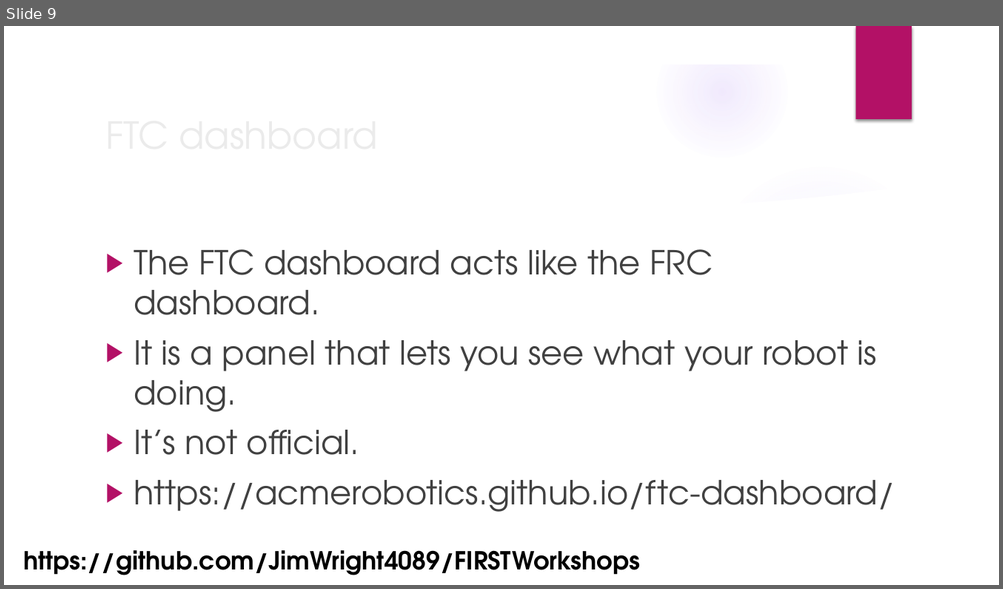
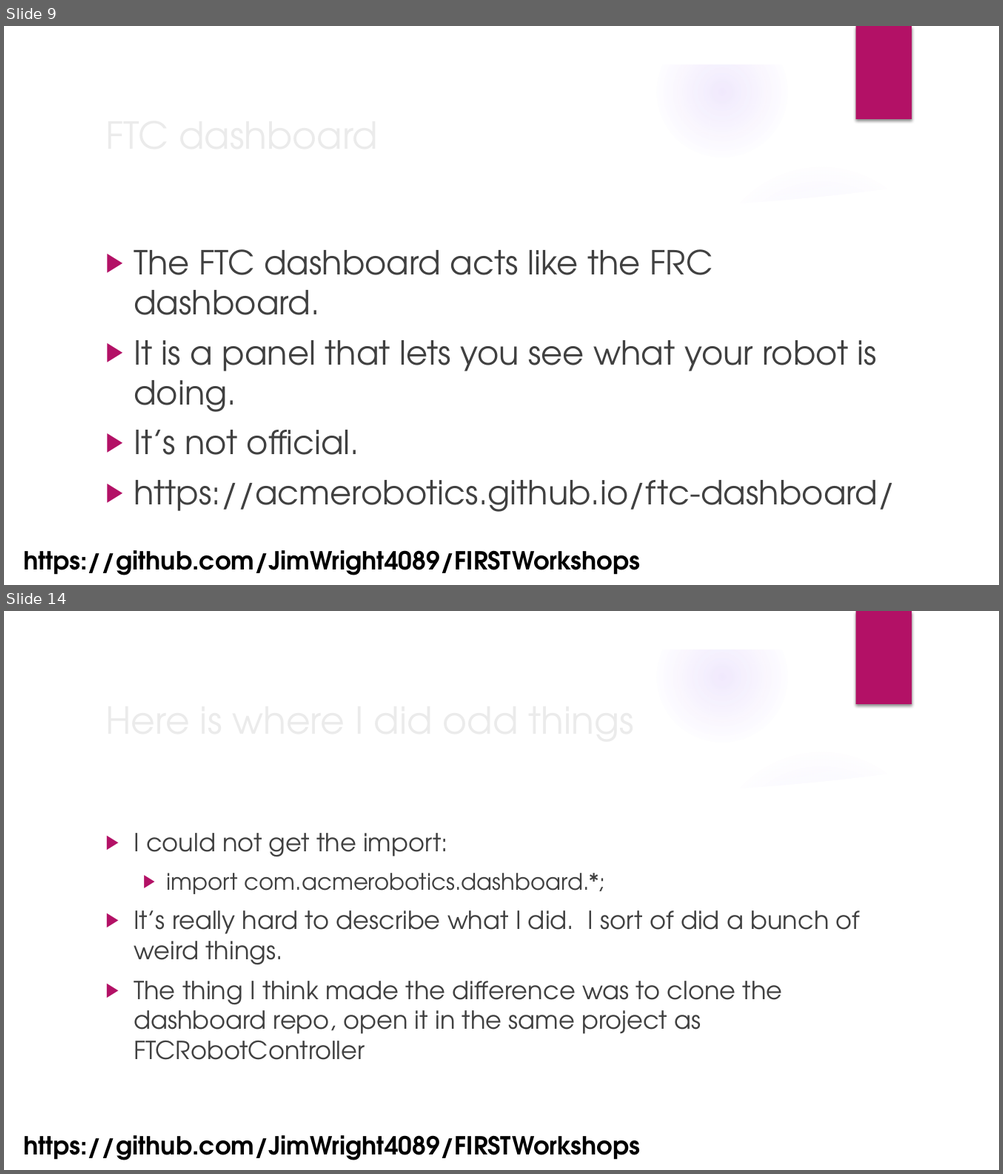
Before and after one commit to JimWright4089/FIRSTWorkshops, a slide deck: FTC/2022/Advanced FTC Code.pptx. Shown one above the other, each under a label of ours: slide 9 before the commit, slides 9 and 14 after it; the slides between them are not shown. The pictures are 1003x589 and 1003x1174 pixels, drawn with LibreOffice and Linux fonts; fonts in the diff are those of the drawing; background and template pictures are left out. Boxes give left, top, right and bottom in pixels: in the first picture for what was removed or moved away, otherwise in the second. Text is boxed around its words. In the diff, an @@ line names an element or a change of style, - is before the commit and + after.

```diff
--- a/FTC/2022/Advanced FTC Code.pptx
+++ b/FTC/2022/Advanced FTC Code.pptx
@@ slide 14 added at (x1=4, y1=611, x2=999, y2=1170), background picture (left out); not listed: 9 template elements that a slide beside it also shows @@
@@ text added at (x1=134, y1=833, x2=860, y2=1060), 24 pt, text #404040 @@
+▶ I could not get the import:
+  ▶ import com.acmerobotics.dashboard.*;
+▶ It’s really hard to describe what I did. I sort of did a bunch of weird things.
+▶ The thing I think made the difference was to clone the dashboard repo, open it in the same project as FTCRobotController
@@ title added at (x1=205, y1=911, x2=574, y2=965), 36 pt, text #EBEBEB @@
+Here is where I did odd things
@@ text added at (x1=23, y1=1136, x2=640, y2=1161), 24 pt, text #000000, bold @@
+https://github.com/JimWright4089/FIRSTWorkshops
```
Also in this commit, not shown: 9 other slides added, 2 other files.
